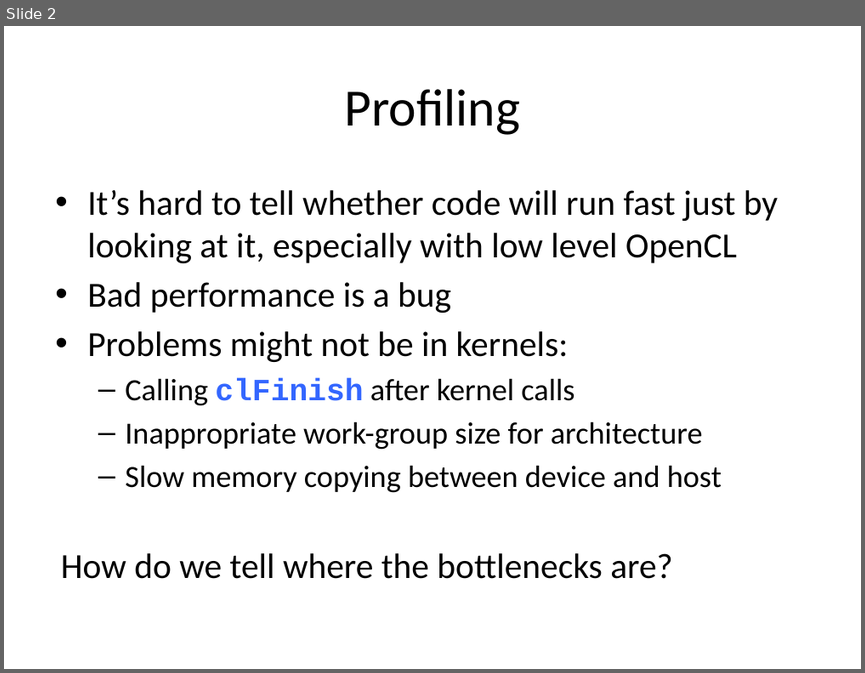
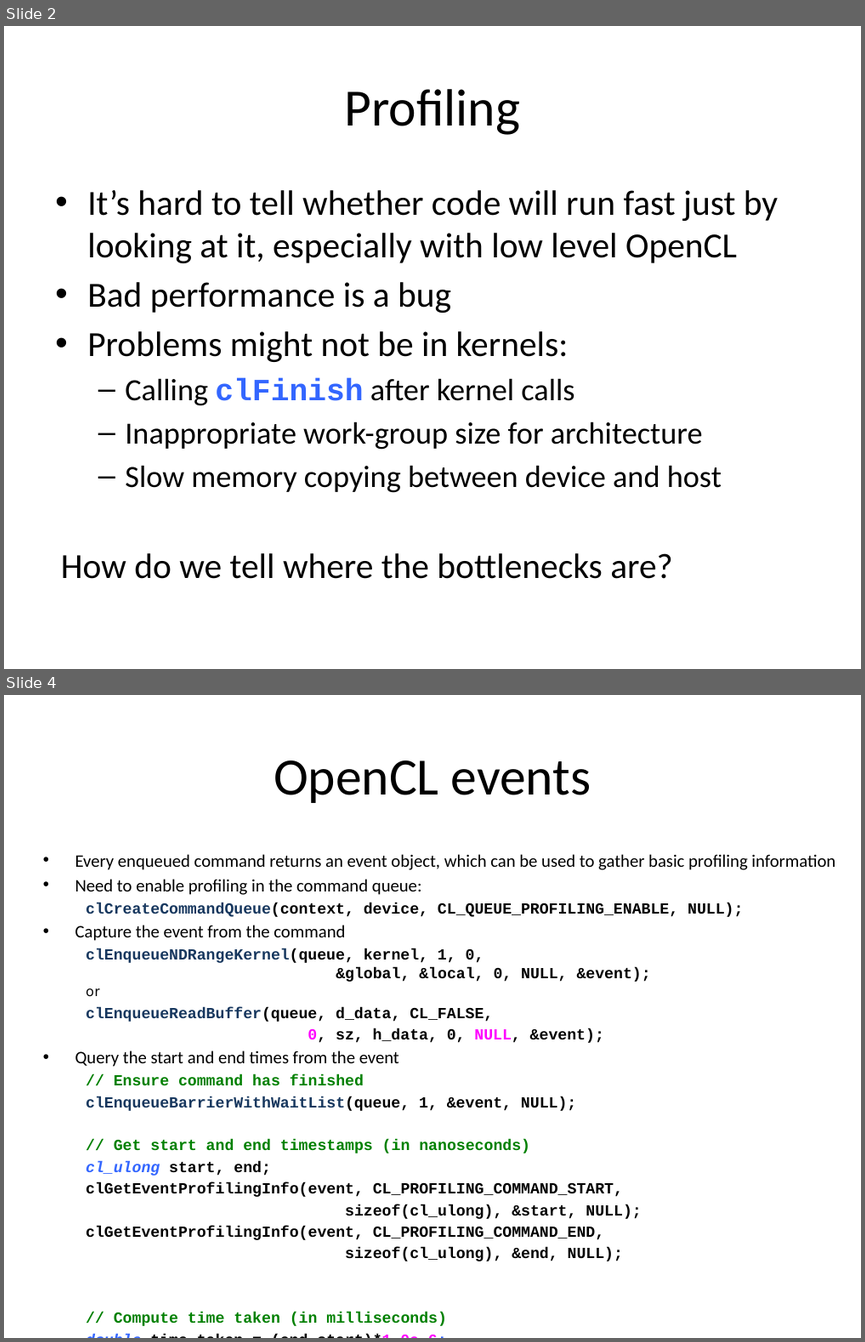
Before and after one commit to UoB-HPC/opencl-training-slides, a slide deck: advanced_part3.pptx. Shown one above the other, each under a label of ours: slide 2 before the commit, slides 2 and 4 after it; the slides between them are not shown. The pictures are 865x673 and 865x1342 pixels, drawn with LibreOffice and Linux fonts; fonts in the diff are those of the drawing. Boxes give left, top, right and bottom in pixels: in the first picture for what was removed or moved away, otherwise in the second. Text is boxed around its words. In the diff, an @@ line names an element or a change of style, - is before the commit and + after.

```diff
--- a/advanced_part3.pptx
+++ b/advanced_part3.pptx
@@ slide 4 added at (4, 695, 861, 1338), background #FFFFFF @@
@@ title added at (273, 760, 591, 803), 44 pt, text #000000 @@
+OpenCL events
@@ text added at (75, 854, 835, 1261), 12.9 pt, text #000000, bold @@
+• Every enqueued command returns an event object, which can be used to gather basic profiling information
+• Need to enable profiling in the command queue:
+  clCreateCommandQueue(context, device, CL_QUEUE_PROFILING_ENABLE, NULL);
+• Capture the event from the command
+  clEnqueueNDRangeKernel(queue, kernel, 1, 0,
+  &global, &local, 0, NULL, &event);
+  or
+  clEnqueueReadBuffer(queue, d_data, CL_FALSE,
+  0, sz, h_data, 0, NULL, &event);
+• Query the start and end times from the event
+  // Ensure command has finished
+  clEnqueueBarrierWithWaitList(queue, 1, &event, NULL);
+  // Get start and end timestamps (in nanoseconds)
+  cl_ulong start, end;
+  clGetEventProfilingInfo(event, CL_PROFILING_COMMAND_START,
+  sizeof(cl_ulong), &start, NULL);
+  clGetEventProfilingInfo(event, CL_PROFILING_COMMAND_END,
+  sizeof(cl_ulong), &end, NULL);
+  // Compute time taken (in milliseconds)
+  double time_taken = (end-start)*1.0e-6;
```
Also in this commit, not shown: 19 slides changed, 7 other slides added.
